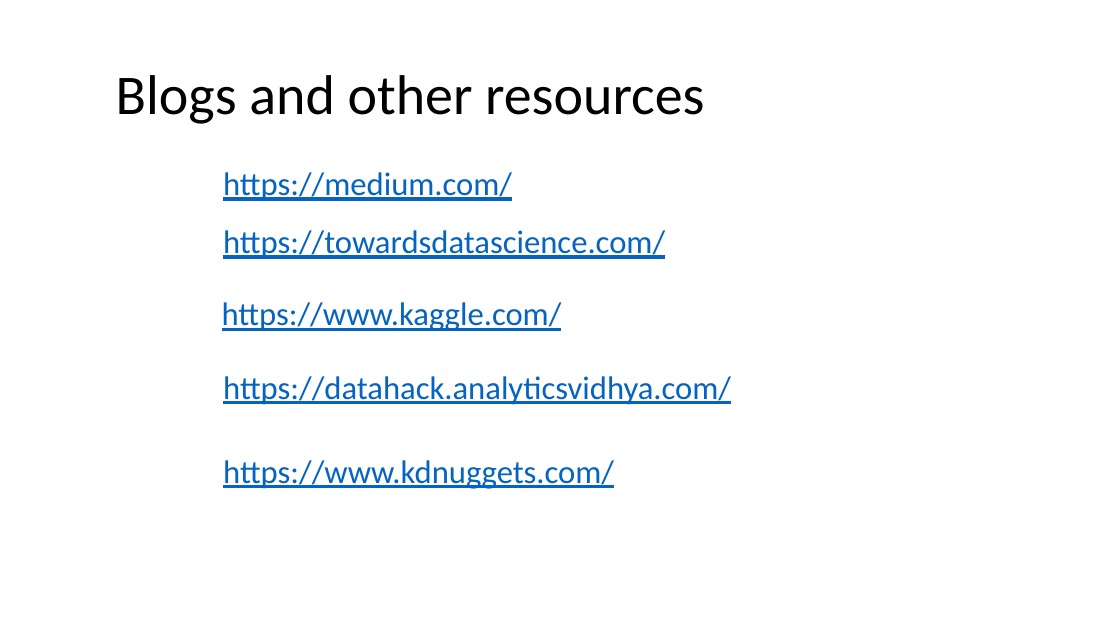
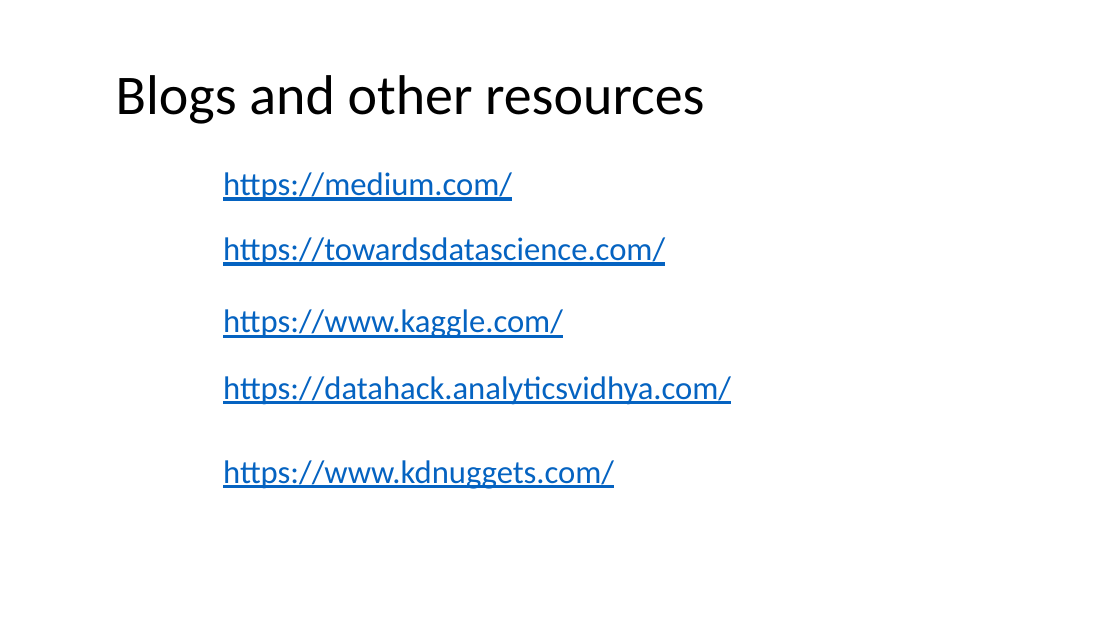
Before and after one commit to jehetrick/DSSP_AI_Institute, a slide deck: slide 2 of Day4.pptx. Drawn at 1120x630 pixels with LibreOffice and Linux fonts; fonts in the diff are those of the drawing. Boxes give left, top, right and bottom in pixels: in the first picture for what was removed or moved away, otherwise in the second. Text is boxed around its words. In the diff, an @@ line names an element or a change of style, - is before the commit and + after.

Commit message:
Update Day4 PPT

```diff
--- a/Day4.pptx
+++ b/Day4.pptx
@@ text "https://towardsdatascience.com/" moved from (x1=223, y1=230, x2=665, y2=259) to (x1=223, y1=237, x2=665, y2=266) @@
@@ text "https://www.kaggle.com/" moved from (x1=222, y1=302, x2=562, y2=331) to (x1=223, y1=309, x2=563, y2=338) @@
```
Also in this commit, not shown: 4 slides added.
